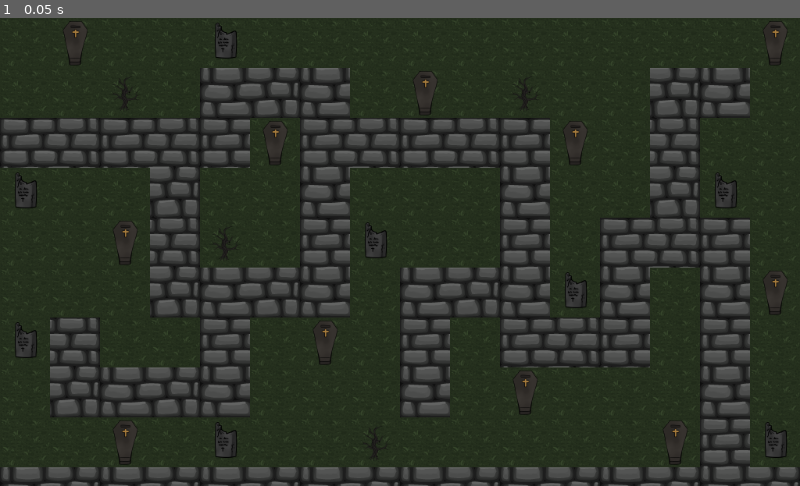
Above: before the commit, frame 1.
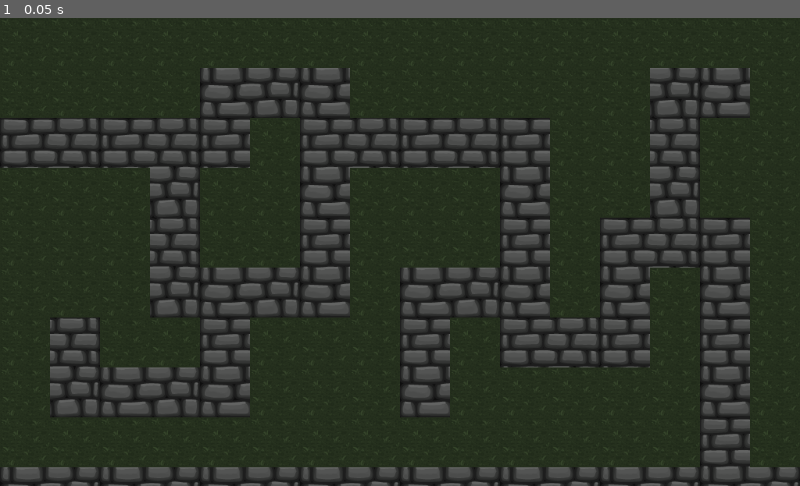
Above: after the commit, the same moment.

Repository: Firemanarg/ludum-dare-48
Game: Godot game, scene res://scenes/level/Level_1.tscn
Two runs of this game, one before a commit and one after it. Both use one fixed random seed, a clock stepped at 60 frames per second and the inputs below. This scene is started directly instead of the project's main scene.
Inputs:
- Up to frame 1 (0.05 s): no input

The runs differ from the first frame. In frame 1, 0.7% of the frame differs, in the area x 1-99%, y 1-96%.

Commit message:
Update Level_1.tscn

Diff:
--- a/godot/scenes/level/Level_1.tscn
+++ b/godot/scenes/level/Level_1.tscn
@@ -8,16 +8,37 @@
 [ext_resource path="res://assets/textures/tilemaps/tumulo_1.png" type="Texture" id=6]
 [ext_resource path="res://assets/textures/tilemaps/arvore.png" type="Texture" id=7]
 
-[sub_resource type="NavigationPolygon" id=3]
+[sub_resource type="NavigationPolygon" id=1]
 vertices = PoolVector2Array( 128, 128, 0, 128, 0, 0, 128, 0 )
 polygons = [ PoolIntArray( 0, 1, 2, 3 ) ]
 
-[sub_resource type="TileSet" id=1]
+[sub_resource type="TileSet" id=2]
 0/name = "road_16.png 0"
 0/texture = ExtResource( 1 )
 0/tex_offset = Vector2( 0, 0 )
 0/modulate = Color( 1, 1, 1, 1 )
 0/region = Rect2( 0, 0, 128, 128 )
+0/tile_mode = 0
+0/occluder_offset = Vector2( 0, 0 )
+0/navigation_offset = Vector2( 0, 0 )
+0/navigation = SubResource( 1 )
+0/shape_offset = Vector2( 0, 0 )
+0/shape_transform = Transform2D( 1, 0, 0, 1, 0, 0 )
+0/shape_one_way = false
+0/shape_one_way_margin = 0.0
+0/shapes = [  ]
+0/z_index = 0
+
+[sub_resource type="NavigationPolygon" id=3]
+vertices = PoolVector2Array( 64, 64, 0, 64, 0, 0, 64, 0 )
+polygons = [ PoolIntArray( 0, 1, 2, 3 ) ]
+
+[sub_resource type="TileSet" id=4]
+0/name = "land_1.png 0"
+0/texture = ExtResource( 2 )
+0/tex_offset = Vector2( 0, 0 )
+0/modulate = Color( 1, 1, 1, 1 )
+0/region = Rect2( 0, 0, 64, 64 )
 0/tile_mode = 0
 0/occluder_offset = Vector2( 0, 0 )
 0/navigation_offset = Vector2( 0, 0 )
@@ -29,28 +50,10 @@
 0/shapes = [  ]
 0/z_index = 0
 
-[sub_resource type="NavigationPolygon" id=4]
-vertices = PoolVector2Array( 64, 64, 0, 64, 0, 0, 64, 0 )
-polygons = [ PoolIntArray( 0, 1, 2, 3 ) ]
+[sub_resource type="ConvexPolygonShape2D" id=5]
+points = PoolVector2Array( 49.076, 61.9361, 16.5239, 61.9361, 16.5239, 2.86008, 49.076, 2.86008 )
 
-[sub_resource type="TileSet" id=2]
-0/name = "land_1.png 0"
-0/texture = ExtResource( 2 )
-0/tex_offset = Vector2( 0, 0 )
-0/modulate = Color( 1, 1, 1, 1 )
-0/region = Rect2( 0, 0, 64, 64 )
-0/tile_mode = 0
-0/occluder_offset = Vector2( 0, 0 )
-0/navigation_offset = Vector2( 0, 0 )
-0/navigation = SubResource( 4 )
-0/shape_offset = Vector2( 0, 0 )
-0/shape_transform = Transform2D( 1, 0, 0, 1, 0, 0 )
-0/shape_one_way = false
-0/shape_one_way_margin = 0.0
-0/shapes = [  ]
-0/z_index = 0
-
-[sub_resource type="TileSet" id=5]
+[sub_resource type="TileSet" id=6]
 0/name = "caixao.png 0"
 0/texture = ExtResource( 4 )
 0/tex_offset = Vector2( 0, 0 )
@@ -61,9 +64,16 @@
 0/navigation_offset = Vector2( 0, 0 )
 0/shape_offset = Vector2( 0, 0 )
 0/shape_transform = Transform2D( 1, 0, 0, 1, 0, 0 )
+0/shape = SubResource( 5 )
 0/shape_one_way = false
-0/shape_one_way_margin = 0.0
-0/shapes = [  ]
+0/shape_one_way_margin = 1.0
+0/shapes = [ {
+"autotile_coord": Vector2( 0, 0 ),
+"one_way": false,
+"one_way_margin": 1.0,
+"shape": SubResource( 5 ),
+"shape_transform": Transform2D( 1, 0, 0, 1, 0, 0 )
+} ]
 0/z_index = 0
 1/name = "caveira.png 1"
 1/texture = ExtResource( 3 )
@@ -125,17 +135,26 @@
 [node name="Level_1" type="Node2D"]
 
 [node name="TileMapPiso1" type="TileMap" parent="."]
-tile_set = SubResource( 1 )
+tile_set = SubResource( 2 )
 cell_size = Vector2( 128, 128 )
 format = 1
 tile_data = PoolIntArray( 0, 0, 0, 1, 0, 0, 2, 0, 0, 3, 0, 0, 4, 0, 0, 5, 0, 0, 6, 0, 0, 7, 0, 0, 8, 0, 0, 9, 0, 0, 10, …(6233 unchanged characters)…
 
 [node name="TileMapPiso2" type="TileMap" parent="."]
-tile_set = SubResource( 2 )
+tile_set = SubResource( 4 )
 format = 1
 tile_data = PoolIntArray( 0, 0, 0, 1, 0, 0, 2, 0, 0, 3, 0, 0, 4, 0, 0, 5, 0, 0, 6, 0, 0, 7, 0, 0, 8, 0, 0, 9, 0, 0, 10, …(1152 unchanged characters)…
 
 [node name="TileMapProps" type="TileMap" parent="."]
-tile_set = SubResource( 5 )
+visible = false
+tile_set = SubResource( 6 )
 format = 1
 tile_data = PoolIntArray( 1, 0, 0, 4, 2, 0, 15, 0, 0, 65538, 4, 0, 65544, 0, 0, 65546, 4, 0, 131077, 0, 0, 131083, 0, 0 …(212 unchanged characters)…
+
+[node name="TileMapProps2" type="TileMap" parent="."]
+visible = false
+tile_set = SubResource( 6 )
+cell_size = Vector2( 16, 16 )
+show_collision = true
+format = 1
+tile_data = PoolIntArray( 1, 0, 0, 4, 2, 0, 15, 0, 0, 65538, 4, 0, 65544, 0, 0, 65546, 4, 0, 131077, 0, 0, 131083, 0, 0, 196608, 2, 0, 196622, 2, 0, 262146, 0, 0, 262148, 4, 0, 262151, 2, 0, 327691, 2, 0, 327695, 0, 0, 393216, 2, 0, 393222, 0, 0, 393236, 4, 0, 458762, 0, 0, 524290, 0, 0, 524292, 2, 0, 524295, 4, 0, 524301, 0, 0, 524303, 2, 0, 720895, 4, 0 )
Not shown: 1 places in godot/scenes/level/Level_1.tscn that only renumber resources
